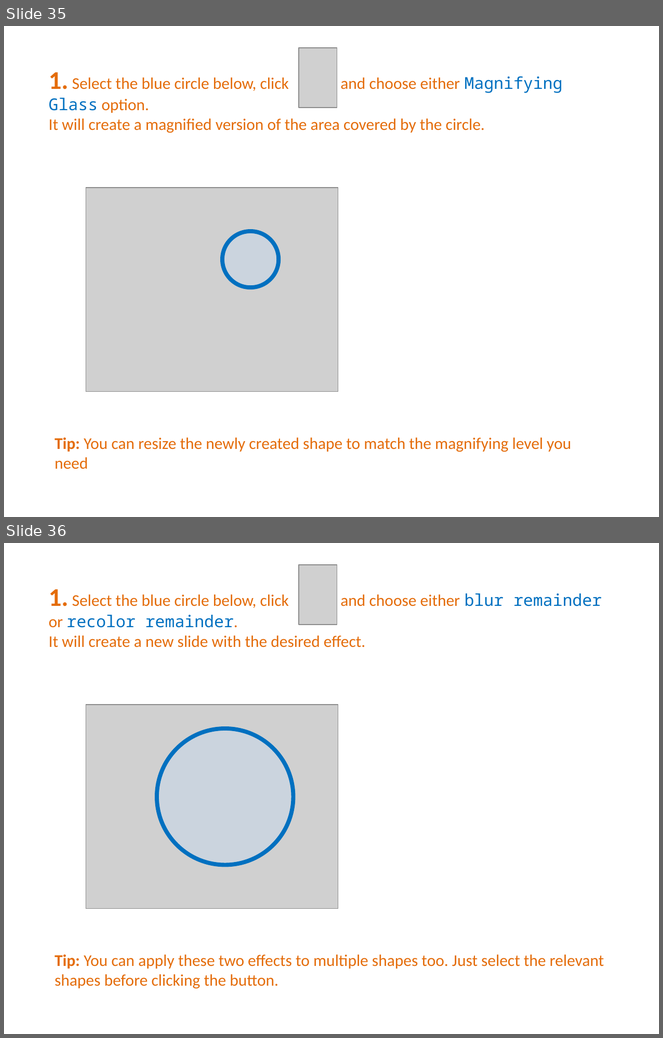
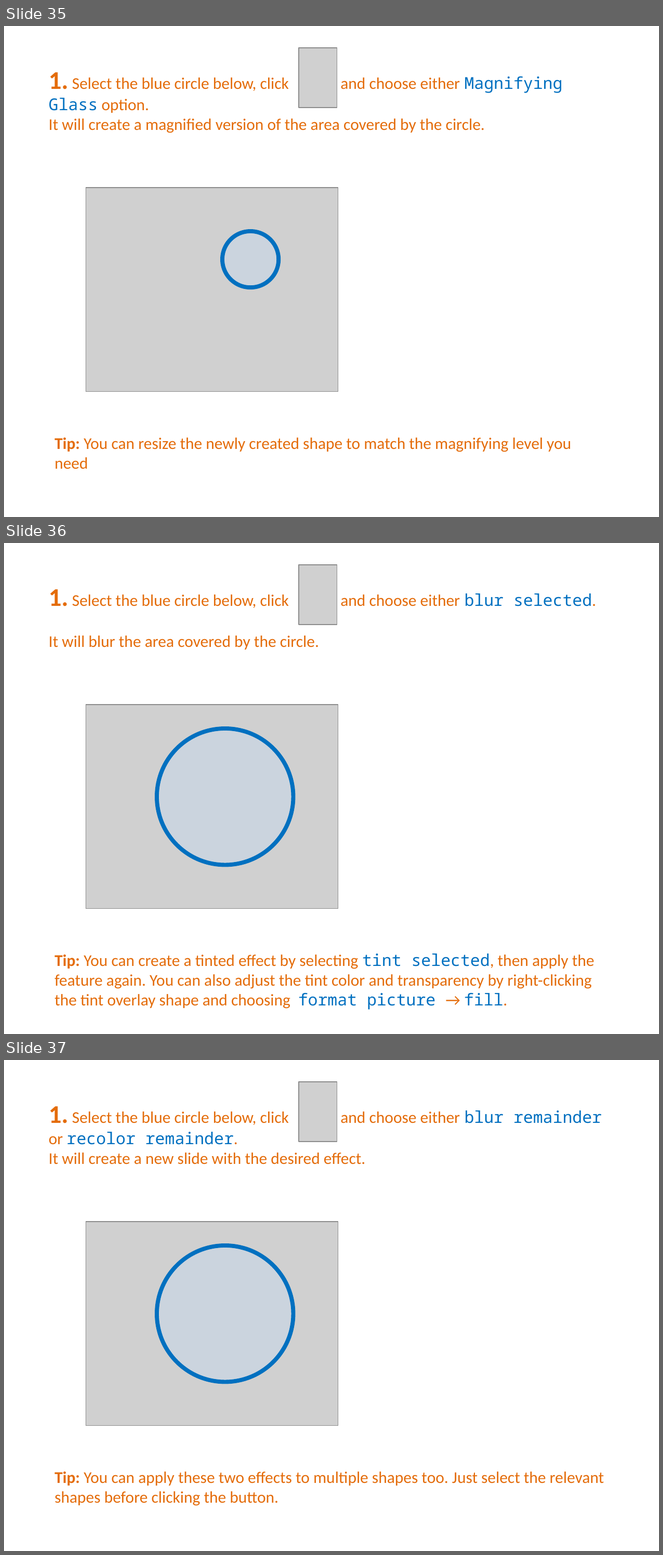
Before and after one commit to PowerPointLabs/PowerPointLabs, a slide deck: doc/Tutorial.pptx. Shown one above the other, each under a label of ours: slides 35 and 36 before the commit, slides 35, 36 and 37 after it. The pictures are 663x1038 and 663x1555 pixels, drawn with LibreOffice and Linux fonts; fonts in the diff are those of the drawing; grey boxes stand for pictures. Boxes give left, top, right and bottom in pixels: in the first picture for what was removed or moved away, otherwise in the second. Text is boxed around its words. In the diff, an @@ line names an element or a change of style, - is before the commit and + after.

Commit message:
Update tutorial

```diff
--- a/doc/Tutorial.pptx
+++ b/doc/Tutorial.pptx
@@ slide 36 added at box(4, 543, 659, 1034), background #FFFFFF @@
@@ picture added at box(299, 565, 337, 624) @@
@@ text added at box(49, 589, 596, 650), 18 pt, text #E46C0A @@
+1. Select the blue circle below, click and choose either blur selected.
+It will blur the area covered by the circle.
@@ picture added at box(86, 705, 338, 909) @@
@@ ellipse added at box(157, 729, 293, 865), fill #C6D9F1 at 45% opacity, outline #0070C0 4.5 pt @@
@@ text added at box(54, 954, 595, 1010), 18 pt, text #E46C0A @@
+Tip: You can create a tinted effect by selecting tint selected, then apply the feature again. You can also adjust the tint color and transparency by right-clicking the tint overlay shape and choosing format picture → fill.
@@ what was slide 36 is now slide 37 @@
```
